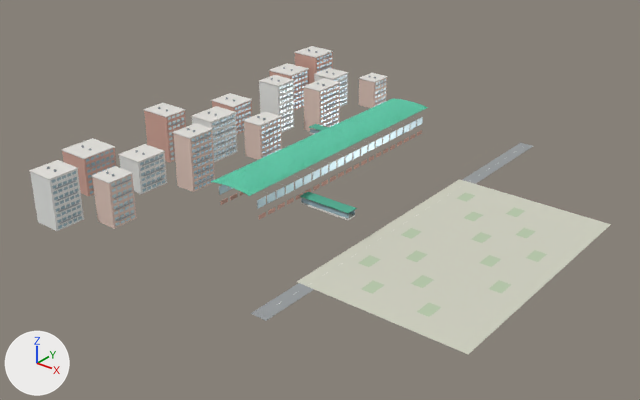
One commit to the glTF model assets/photo-stations/3.gltf: the scene before it, then after it.
One viewpoint serves both versions: a 50 mm camera at (276.0, -354.0, 211.0) aimed at (2.0, -12.0, -1.0). The axes (+X, +Y, +Z) are drawn at lower left. The lights are the same throughout. The older version comes first. Vertices at exactly the same position are counted once.

Objects in the first picture: 'Station 3 photo-informed architecture and surroundings'.
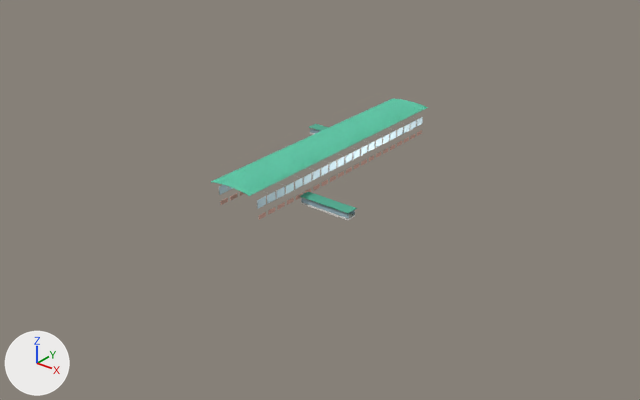
Edits to the bpy script that builds the scene:
```text
Change me_mesh_0:
    used by ob_station_3_photo_informed_architecture_and_surroundings; location = (0.0, 0.0, 0.0)
    remove me_mesh_0.from_pydata(...)  # 8088 vertices, 12084 faces; spans x -118.0..139.0, y -126.0..138.0, z 0.0..34.0
    add me_mesh_0.from_pydata(...)  # 1568 vertices, 2304 faces; spans x -44.0..44.0, y -79.0..79.0, z 12.0..31.0
    me_mesh_0 part 1: 815 loose pieces with 6520 vertices, spanning x -118.0..139.0, y -126.0..138.0, z 0.0..34.0, are deleted
    remove me_mesh_0.materials.append(mat_red)  # beige #d2a698
    remove me_mesh_0.materials.append(mat_lightbrick)  # beige #e8cdc1
    remove me_mesh_0.materials.append(mat_glassbright)  # pale blue #cfe6e9
    remove me_mesh_0.materials.append(mat_white)  # white #eeefec
    remove me_mesh_0.materials.append(mat_dark)  # grey #8e969a
    remove me_mesh_0.materials.append(mat_asphalt)  # grey #9a9ea0
    remove me_mesh_0.materials.append(mat_line)  # white #f1f0e9
    remove me_mesh_0.materials.append(mat_grass)  # light grey #bbccad
    remove me_mesh_0.materials.append(mat_gold)  # light grey #d2d3c4
    remove me_mesh_0.materials.append(mat_blueroof)  # pale blue #b4cdd5
    remove me_mesh_0.materials.append(mat_shade)  # grey #b7bcb8
```

What differs and where, as boxes (x1, y1, x2, y2) in the pictures (640 x 400 px):
'Station 3 photo-informed architecture and surroundings', reshaped: before (29, 46, 611, 354); after (211, 98, 428, 220)
part 1 of me_mesh_0, deleted: before (29, 46, 611, 354)
